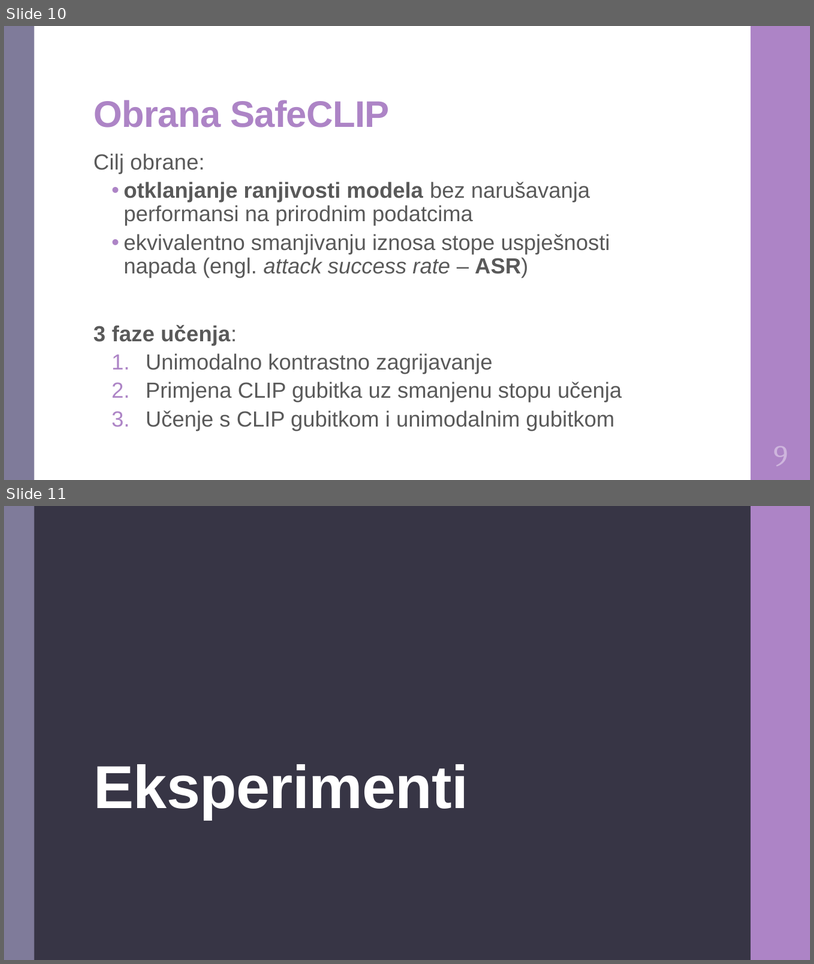
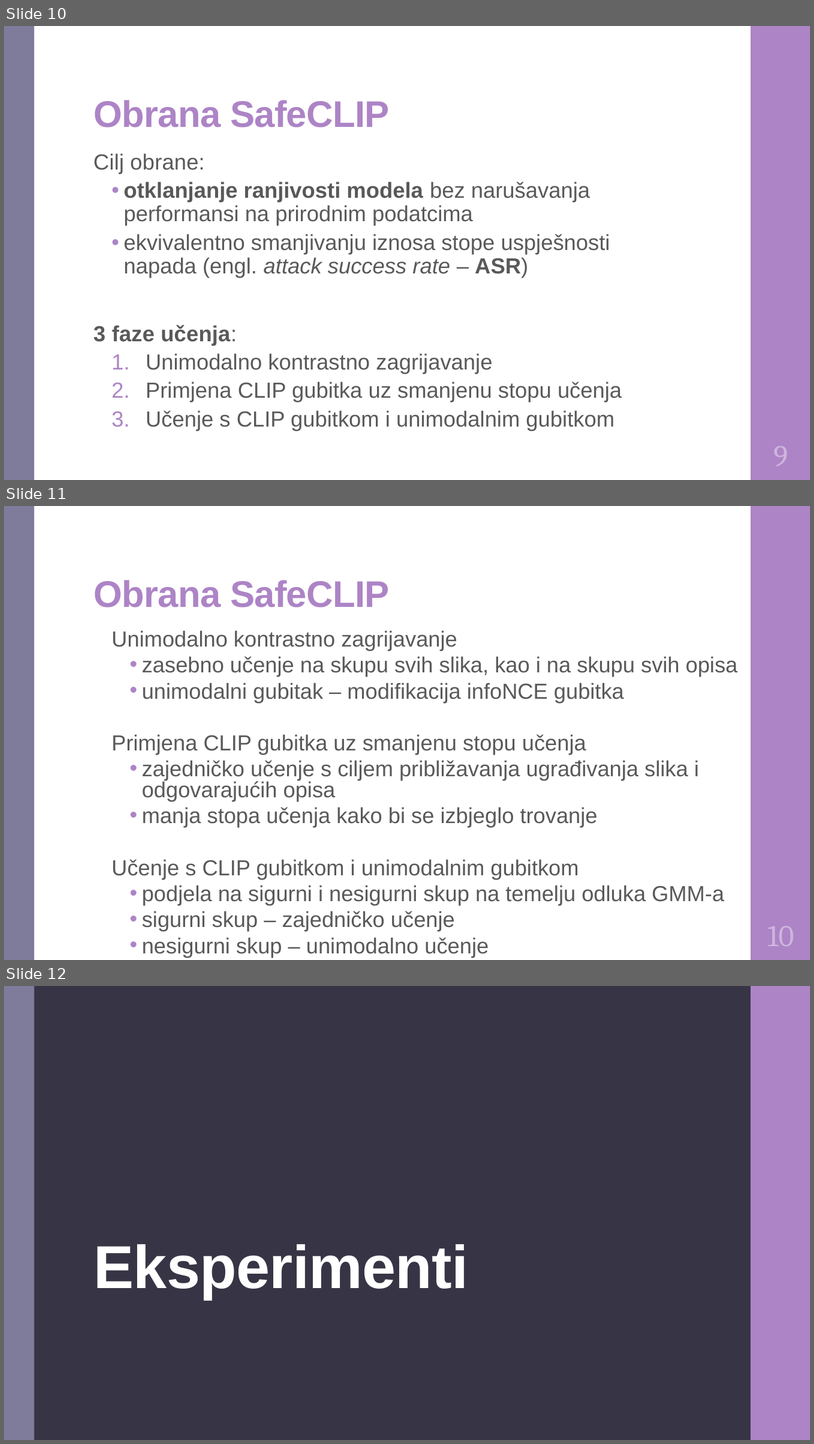
Before and after one commit to DomJamb/SafeCLIP, a slide deck: Prezentacija/Obrana od napada na multimodalne modele.pptx. Shown one above the other, each under a label of ours: slides 10 and 11 before the commit, slides 10, 11 and 12 after it. The pictures are 814x964 and 814x1444 pixels, drawn with LibreOffice and Linux fonts; fonts in the diff are those of the drawing. Boxes give left, top, right and bottom in pixels: in the first picture for what was removed or moved away, otherwise in the second. Text is boxed around its words. In the diff, an @@ line names an element or a change of style, - is before the commit and + after.

```diff
--- a/Prezentacija/Obrana od napada na multimodalne modele.pptx
+++ b/Prezentacija/Obrana od napada na multimodalne modele.pptx
@@ slide 11 added at box(4, 506, 810, 960), background #FFFFFF; not listed: 2 template elements that a slide beside it also shows @@
@@ title added at box(93, 580, 390, 607), 44 pt, text #AD84C6, bold @@
+Obrana SafeCLIP
@@ text added at box(111, 630, 738, 957), 25.9 pt, text #595959 @@
+  Unimodalno kontrastno zagrijavanje
+    • zasebno učenje na skupu svih slika, kao i na skupu svih opisa
+    • unimodalni gubitak – modifikacija infoNCE gubitka
+  Primjena CLIP gubitka uz smanjenu stopu učenja
+    • zajedničko učenje s ciljem približavanja ugrađivanja slika i odgovarajućih opisa
+    • manja stopa učenja kako bi se izbjeglo trovanje
+  Učenje s CLIP gubitkom i unimodalnim gubitkom
+    • podjela na sigurni i nesigurni skup na temelju odluka GMM-a
+    • sigurni skup – zajedničko učenje
+    • nesigurni skup – unimodalno učenje
@@ text added at box(768, 926, 794, 946), 36 pt, text #CEB5DD @@
+10
@@ what was slide 11 is now slide 12 @@
```
Also in this commit, not shown: 8 slides changed, 1 other file.
